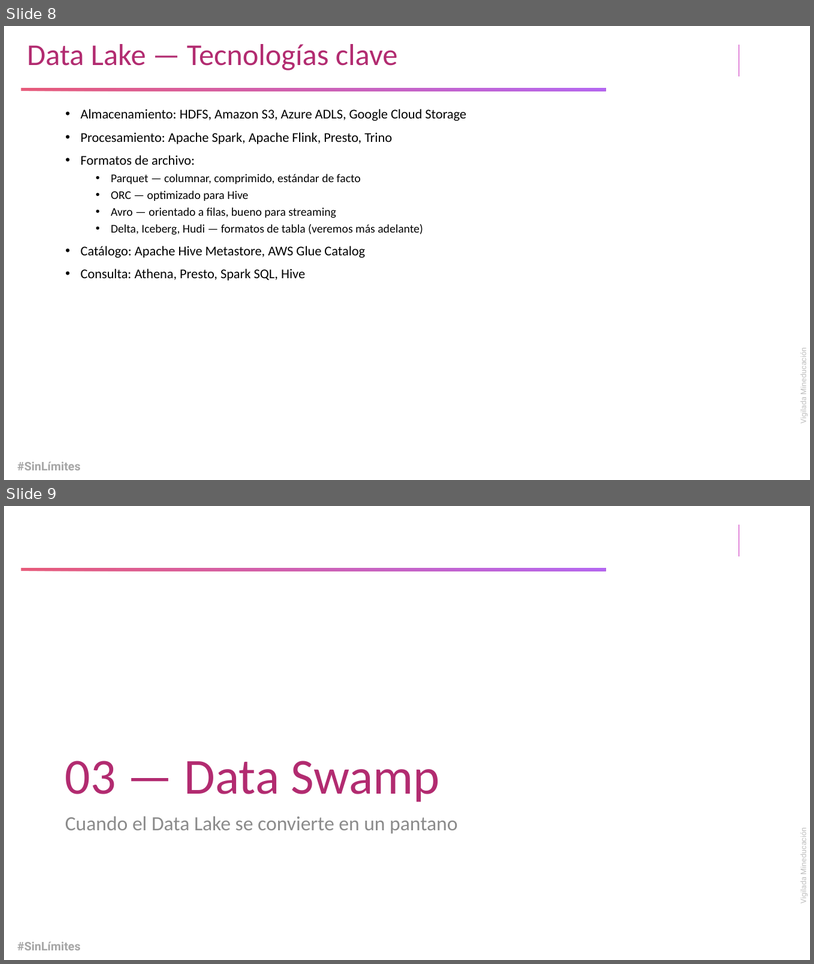
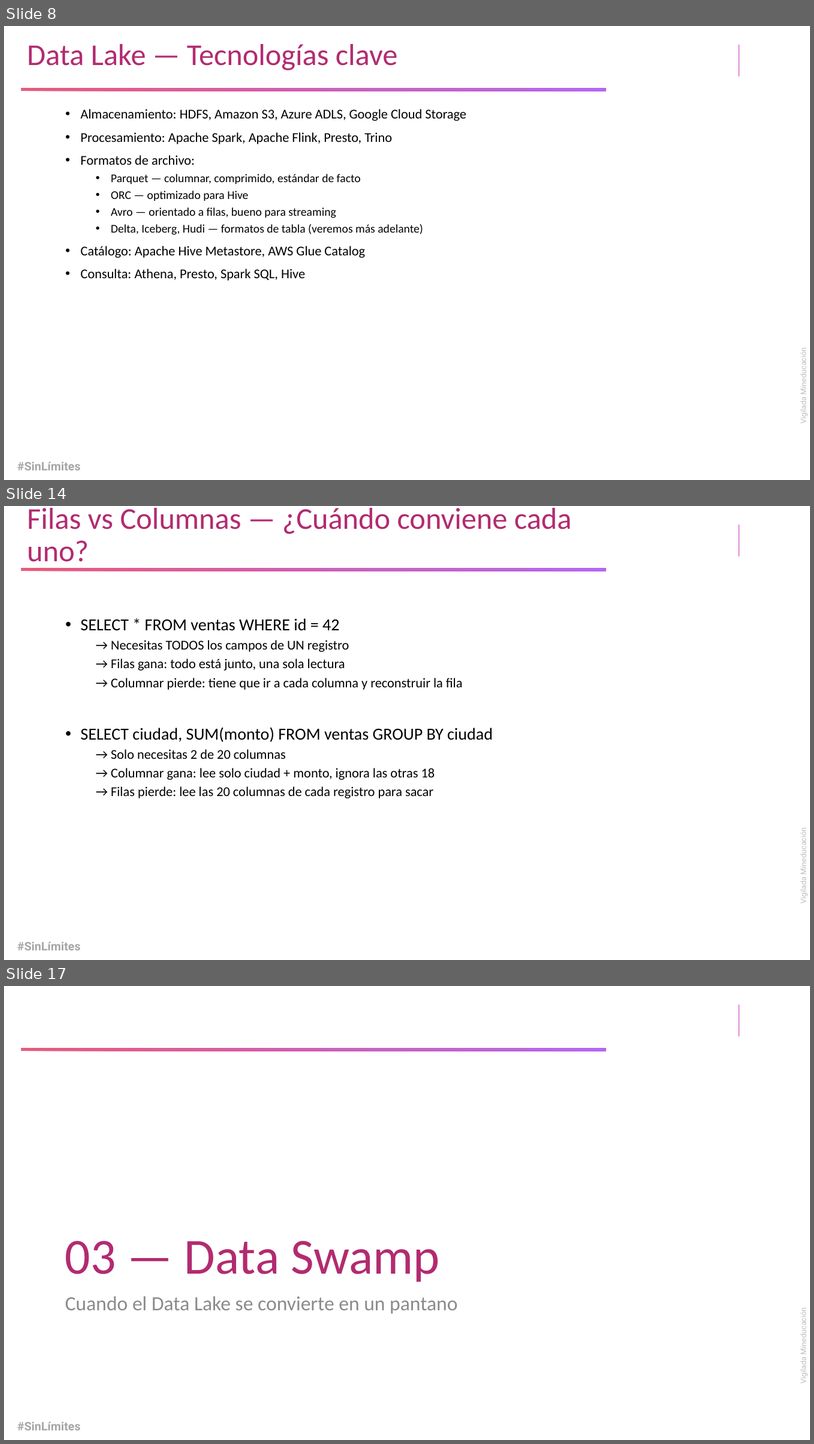
Before and after one commit to LeOsorio123/bigdata-101, a slide deck: resources/lakehouse.pptx. Shown one above the other, each under a label of ours: slides 8 and 9 before the commit, slides 8, 14 and 17 after it; the slides between them are not shown. The pictures are 814x964 and 814x1444 pixels, drawn with LibreOffice and Linux fonts; fonts in the diff are those of the drawing; background and template pictures are left out. Boxes give left, top, right and bottom in pixels: in the first picture for what was removed or moved away, otherwise in the second. Text is boxed around its words. In the diff, an @@ line names an element or a change of style, - is before the commit and + after.

```diff
--- a/resources/lakehouse.pptx
+++ b/resources/lakehouse.pptx
@@ slide 14 added at <box>4,506,810,960</box>, background #FFFFFF; not listed: 4 template elements that a slide beside it also shows @@
@@ title added at <box>27,508,572,568</box>, 36 pt, text #B22B70 @@
+Filas vs Columnas — ¿Cuándo conviene cada uno?
@@ text added at <box>81,618,493,798</box>, 16 pt, text #000000 @@
+• SELECT * FROM ventas WHERE id = 42
+  → Necesitas TODOS los campos de UN registro
+  → Filas gana: todo está junto, una sola lectura
+  → Columnar pierde: tiene que ir a cada columna y reconstruir la fila
+• SELECT ciudad, SUM(monto) FROM ventas GROUP BY ciudad
+  → Solo necesitas 2 de 20 columnas
+  → Columnar gana: lee solo ciudad + monto, ignora las otras 18
+  → Filas pierde: lee las 20 columnas de cada registro para sacar
@@ what was slide 9 is now slide 17 @@
```
Also in this commit, not shown: 11 other slides added, 1 other file.
